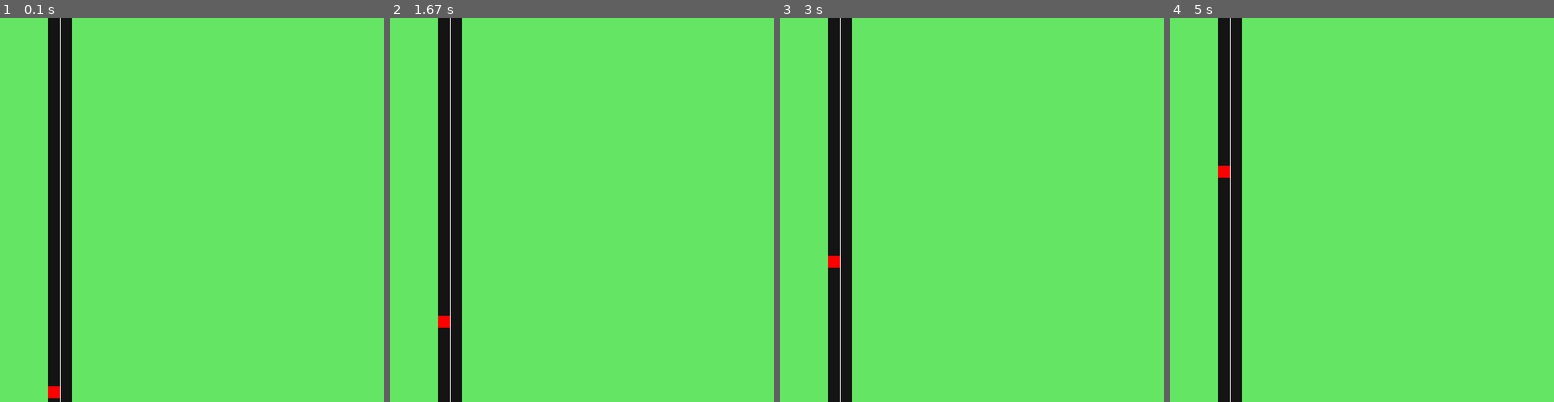
Above: before the commit, frames 1-4 (left to right).
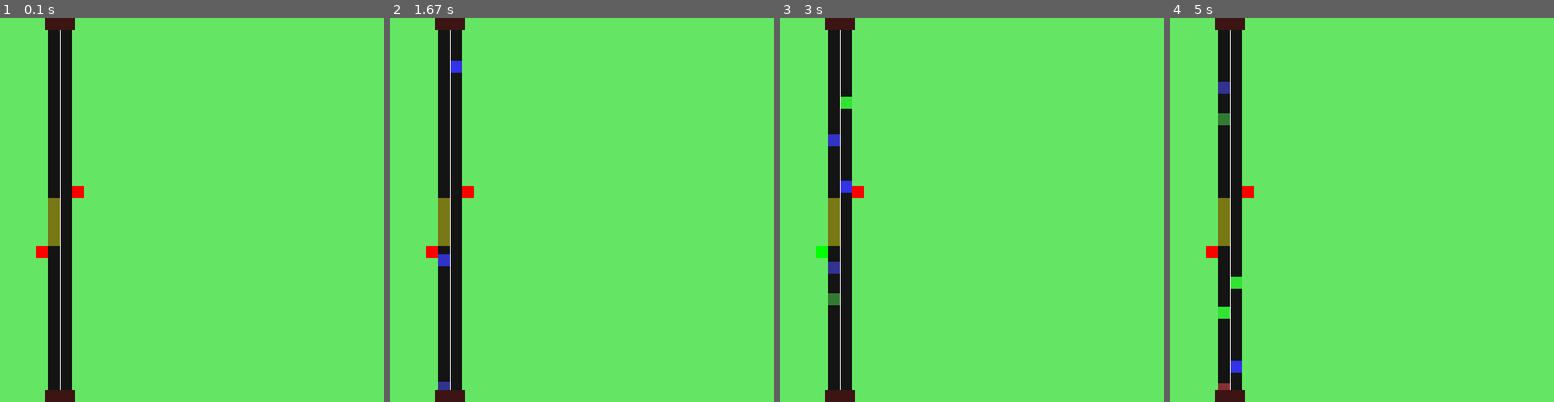
Above: after the commit, the same moments.

Repository: mitgobla/Traffic-Improvement
Game: pygame game, started from PyGame Demonstration/pygame_demonstration.py
The game is run twice, just before and just after one commit, with the same random seed, the same clock (stepped at 60 frames per second) and the same inputs.
Inputs:
- Up to frame 1 (0.1 s): no input
- Up to frame 2 (1.67 s): no input
- Up to frame 3 (3 s): no input
- Up to frame 4 (5 s): no input

The runs differ from the first frame. In frame 1, 1.1% of the frame differs, in the area x 9-22%, y 0-100%; in frame 2, 1.4%; in frame 3, 1.6%; in frame 4, 1.7%.

Commit message:
Added traffic lights to PyGame-Demo

Diff:
--- a/PyGame Demonstration/pygame_demonstration.py
+++ b/PyGame Demonstration/pygame_demonstration.py
@@ -1,5 +1,5 @@
 import pygame
-import sys, os, traceback
+import sys, os, traceback, random, itertools
 
 if sys.platform in ["win32", "win64"]:
     os.environ["SDL_VIDEO_CENTERED"] = "1"
@@ -12,34 +12,71 @@
 
 class Vehicle(pygame.sprite.Sprite):
 
-    def __init__(self, group, direction="northbound"):
+    def __init__(self, group, direction):
         pygame.sprite.DirtySprite.__init__(self)
 
         self.group = group
 
         self.image = pygame.Surface([16, 16])
-        self.image.fill((255, 0, 0))
+        col = random.choice([(50, 50,  random.uniform(100, 255)), (50, random.uniform(100, 255), 50), (random.uniform(100, 255), 50, 50)])
+        self.image.fill(col)
         # self.image.set_colorkey((0, 0, 0))
 
-        if direction == "northbound":
-            self.rect = pygame.draw.rect(self.image, (255, 0, 0), [64, 496, 16, 16])
-        elif direction == "southbound":
-            self.rect = pygame.draw.rect(self.image, (255, 0, 0), [80, 0, 16, 16])
+        self.direction = direction
+        #self.direction = random.choice(["northbound", "southbound"])
 
-        self.direction = direction
+        if self.direction == "northbound":
+            self.rect = pygame.draw.rect(self.image, (0, 0, 0), [64, 512, 16, 16])
+        elif self.direction == "southbound":
+            self.rect = pygame.draw.rect(self.image, (0, 0, 0), [80, 0, 16, -16])
+
 
     def update(self):
+        self.move()
         if (self.rect.y < -16 and self.direction == "northbound") or (self.rect.y > 576 and self.direction == "southbound"):
-            print("removed")
+            # print("removed")
             self.group.remove(self)
 
     def move(self):
         if self.direction == "northbound":
             # self.rect.y -= 1
+            if self.rect.y <= 311 and self.rect.y >= 304:
+                self.rect.move_ip(2, 0)
+            if self.rect.y <= 223 and self.rect.y >= 216:
+                self.rect.move_ip(-2, 0)
             self.rect.move_ip(0, -1)
         elif self.direction == "southbound":
             # self.rect.y += 1
             self.rect.move_ip(0, 1)
+
+class TrafficLight(pygame.sprite.Sprite):
+
+    def __init__(self, direction):
+        pygame.sprite.Sprite.__init__(self)
+
+        self.image = pygame.Surface([16, 16])
+
+        self.colours = itertools.cycle([(255, 0, 0), (255, 0, 0), (255, 0, 0), (0, 255, 0)])
+        self.c_col = next(self.colours)
+
+        if direction == "northbound":
+            self.c_col = next(self.colours)
+            self.c_col = next(self.colours)
+            self.image.fill(self.c_col)
+            self.rect = pygame.draw.rect(self.image, self.c_col, [48, 304, 16, 16])
+        else:
+            self.image.fill(self.c_col)
+            self.rect = pygame.draw.rect(self.image, self.c_col, [96, 224, 16, 16])
+
+
+        self.frame = 0
+
+    def update(self):
+        self.frame += 1
+        if self.frame == 128:
+            self.c_col = next(self.colours)
+            self.image.fill(self.c_col)
+            self.frame = 0
 
 
 
@@ -53,15 +90,24 @@
         self.running = True
 
         self.sprites = pygame.sprite.Group()
+        self.traffic_lights = pygame.sprite.Group()
+
         self.clock = pygame.time.Clock()
 
-        self.car = Vehicle(self.sprites)
 
-        self.sprites.add(self.car)
+
+        trafficLightNorth = TrafficLight("northbound")
+        trafficLightSouth = TrafficLight("southbound")
+        self.traffic_lights.add(trafficLightNorth)
+        self.traffic_lights.add(trafficLightSouth)
+
+        # self.sprites.add(self.car)
 
     def run(self):
         self.surface.fill((100, 230, 100))
         pygame.display.flip()
+        canSpawnNorthbound = 0
+        canSpawnSouthbound = 0
         while self.running:
             self.clock.tick(60)
             for event in pygame.event.get():
@@ -69,10 +115,36 @@
                     self.running = False
 
             self.sprites.update()
-            self.car.move()
+            self.traffic_lights.update()
+
+            if random.choice(["northbound", "southbound"]) == "northbound":
+                if random.random() < 0.05 and canSpawnNorthbound == 0:
+                        self.sprites.add(Vehicle(self.sprites, "northbound"))
+                        canSpawnNorthbound = 9
+            else:
+                if random.random() < 0.01 and canSpawnSouthbound == 0:
+                        self.sprites.add(Vehicle(self.sprites, "southbound"))
+                        canSpawnSouthbound = 9
+
+
+            if canSpawnNorthbound:
+                canSpawnNorthbound -= 1
+
+            if canSpawnSouthbound:
+                canSpawnSouthbound -= 1
+
+
+
+            self.sprites.update()
+
+
             pygame.draw.rect(self.surface, (20, 20, 20), [64, 0, 32, 512])
+            pygame.draw.rect(self.surface, (120, 120, 20), [64, 240, 16, 64])
+            self.sprites.draw(self.surface)
+            self.traffic_lights.draw(self.surface)
             pygame.draw.line(self.surface, (255, 255, 255), [80, 0], [80, 512], 1)
-            rects = self.sprites.draw(self.surface)
+            pygame.draw.rect(self.surface, (60, 20, 20), [60, 0, 40, 16])
+            pygame.draw.rect(self.surface, (60, 20, 20), [60, 496, 40, 16])
             # pygame.display.update(rects)
             pygame.display.flip()
 
